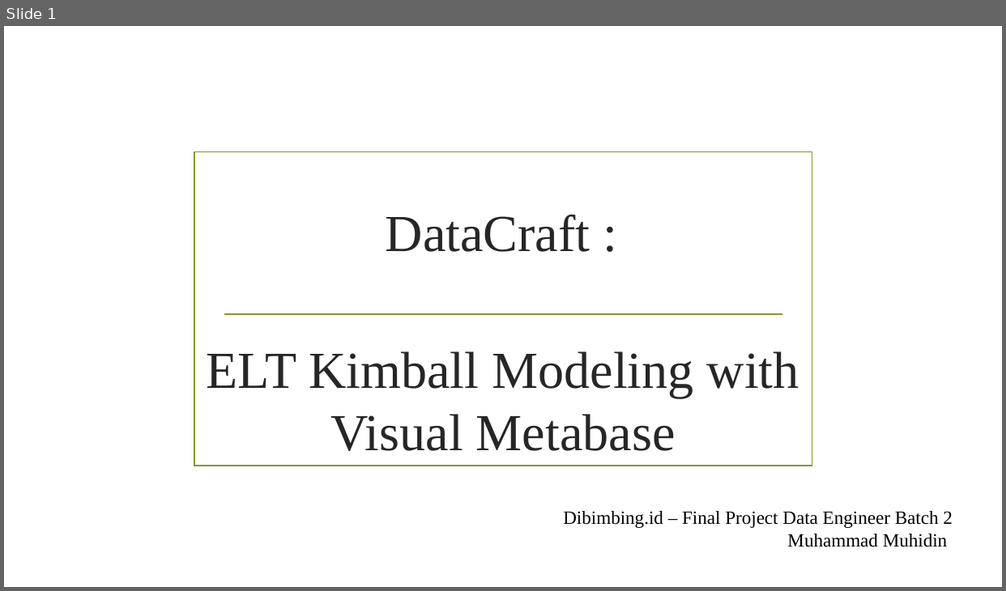
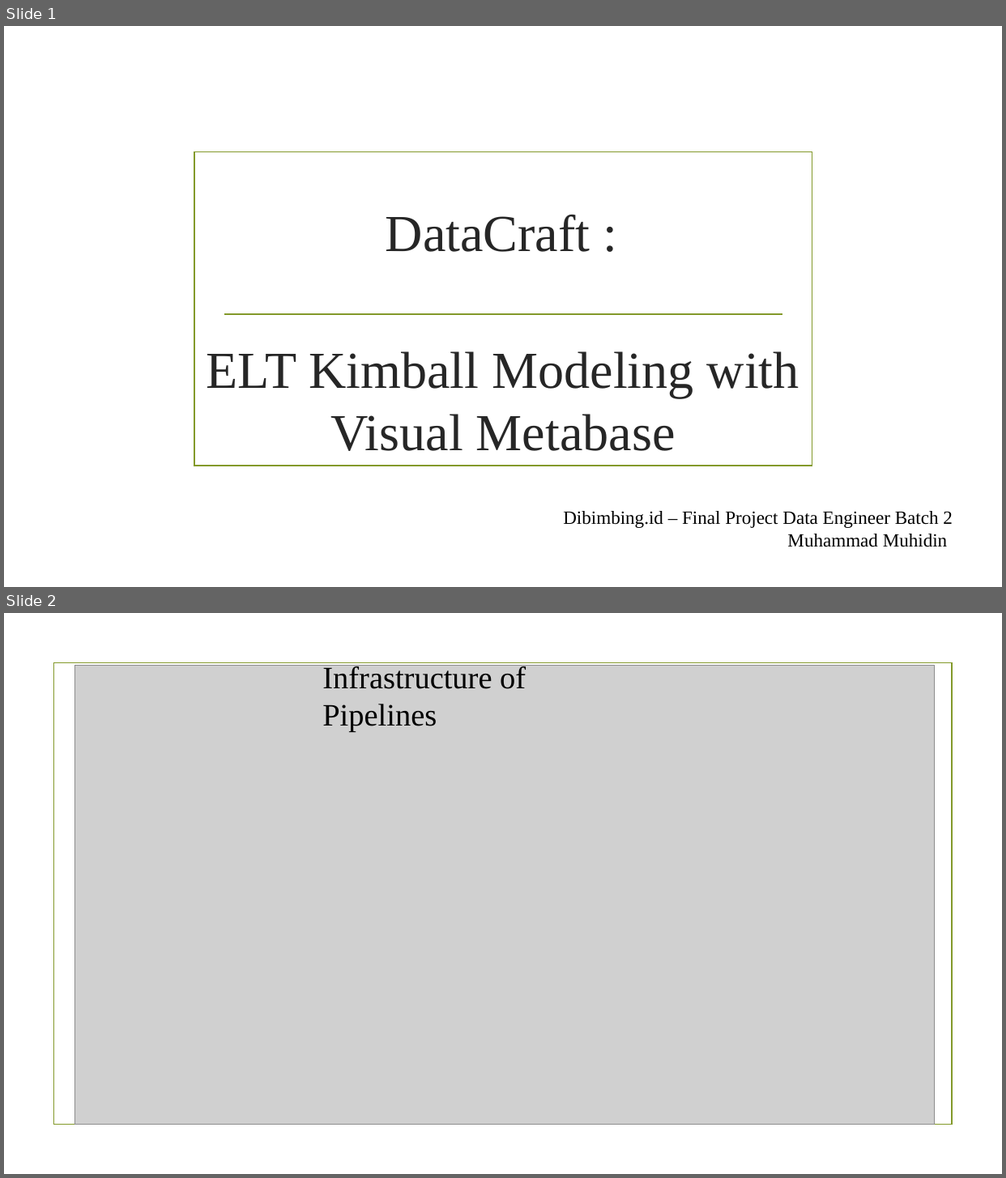
Before and after one commit to MuhammadMuhidin/DataCraft-ELT-Kimball-Modeling-with-Visual-Metabase, a slide deck: DataCraft ELT Kimball Modeling with Visual Metabase.pptx. Shown one above the other, each under a label of ours: slide 1 before the commit, slides 1 and 2 after it. The pictures are 1006x591 and 1006x1178 pixels, drawn with LibreOffice and Linux fonts; fonts in the diff are those of the drawing; grey boxes stand for pictures; background and template pictures are left out. Boxes give left, top, right and bottom in pixels: in the first picture for what was removed or moved away, otherwise in the second. Text is boxed around its words. In the diff, an @@ line names an element or a change of style, - is before the commit and + after.

```diff
--- a/DataCraft ELT Kimball Modeling with Visual Metabase.pptx
+++ b/DataCraft ELT Kimball Modeling with Visual Metabase.pptx
@@ slide 2 added at [4, 613, 1002, 1174], background picture (left out) @@
@@ rectangle added at [53, 663, 952, 1125], outline #83992A 1.25 pt @@
@@ picture added at [74, 666, 934, 1125] @@
@@ text added at [322, 664, 526, 733], 30 pt, text #000000 @@
+Infrastructure of Pipelines
```
Also in this commit, not shown: 2 slides changed, 2 other slides added, 2 slides removed.
